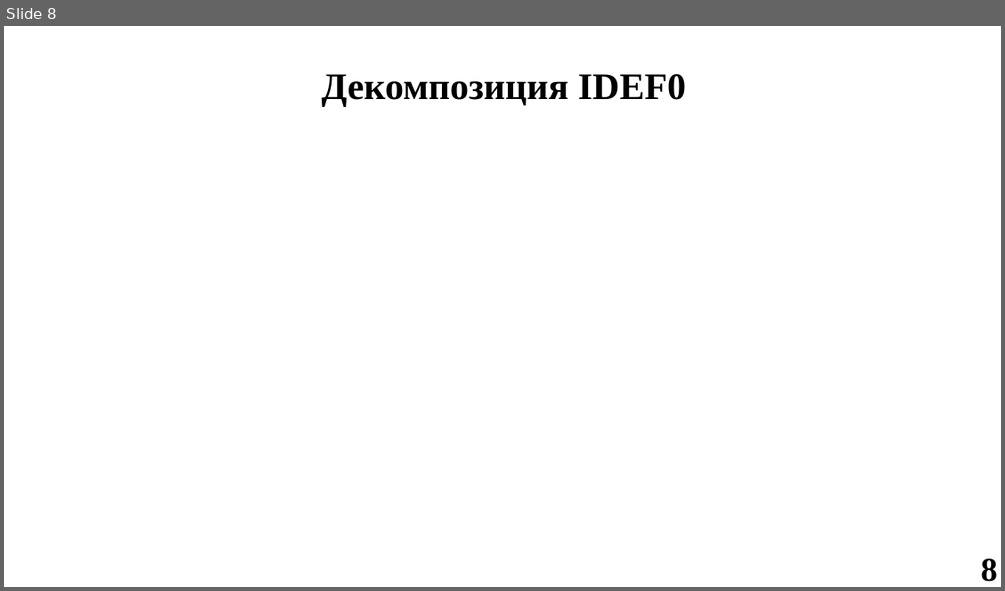
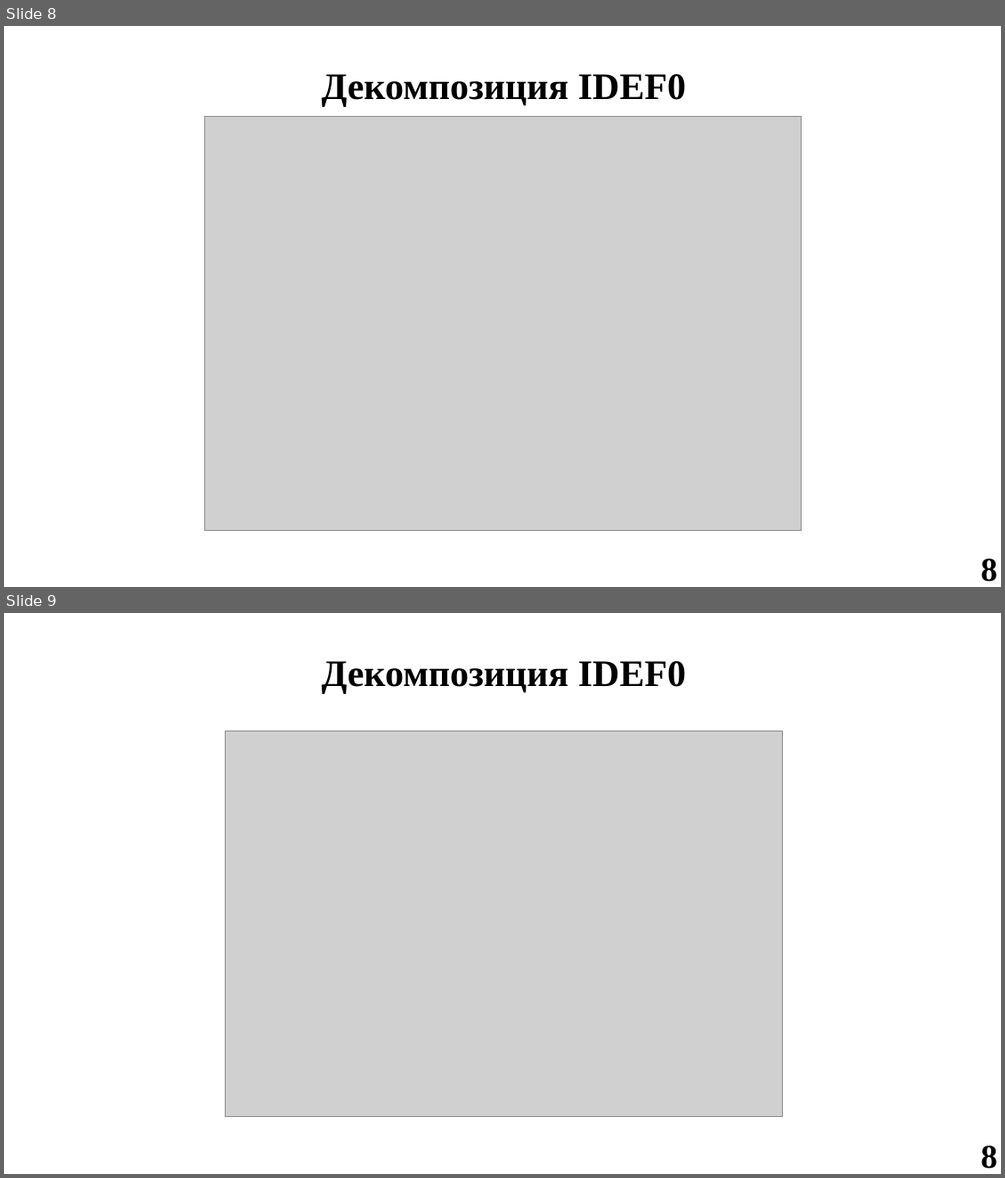
Before and after one commit to sa1kri/DFD, a slide deck: Образец.pptx. Shown one above the other, each under a label of ours: slide 8 before the commit, slides 8 and 9 after it. The pictures are 1005x591 and 1005x1178 pixels, drawn with LibreOffice and Linux fonts; fonts in the diff are those of the drawing; grey boxes stand for pictures; background and template pictures are left out. Boxes give left, top, right and bottom in pixels: in the first picture for what was removed or moved away, otherwise in the second. Text is boxed around its words. In the diff, an @@ line names an element or a change of style, - is before the commit and + after.

```diff
--- a/Образец.pptx
+++ b/Образец.pptx
@@ slide 9 added at [4, 613, 1001, 1174], background picture (left out) @@
@@ text added at [322, 661, 686, 693], 36 pt, text #000000, bold @@
+Декомпозиция IDEF0
@@ picture added at [226, 731, 783, 1116] @@
@@ text added at [980, 1145, 997, 1168], 32 pt, text #000000, bold @@
+8
@@ slide 8 changed as well @@
@@ picture added at [204, 116, 801, 530] @@
```
Also in this commit, not shown: 9 other slides changed, 1 other slide added, 1 slide removed, 1 other file.
